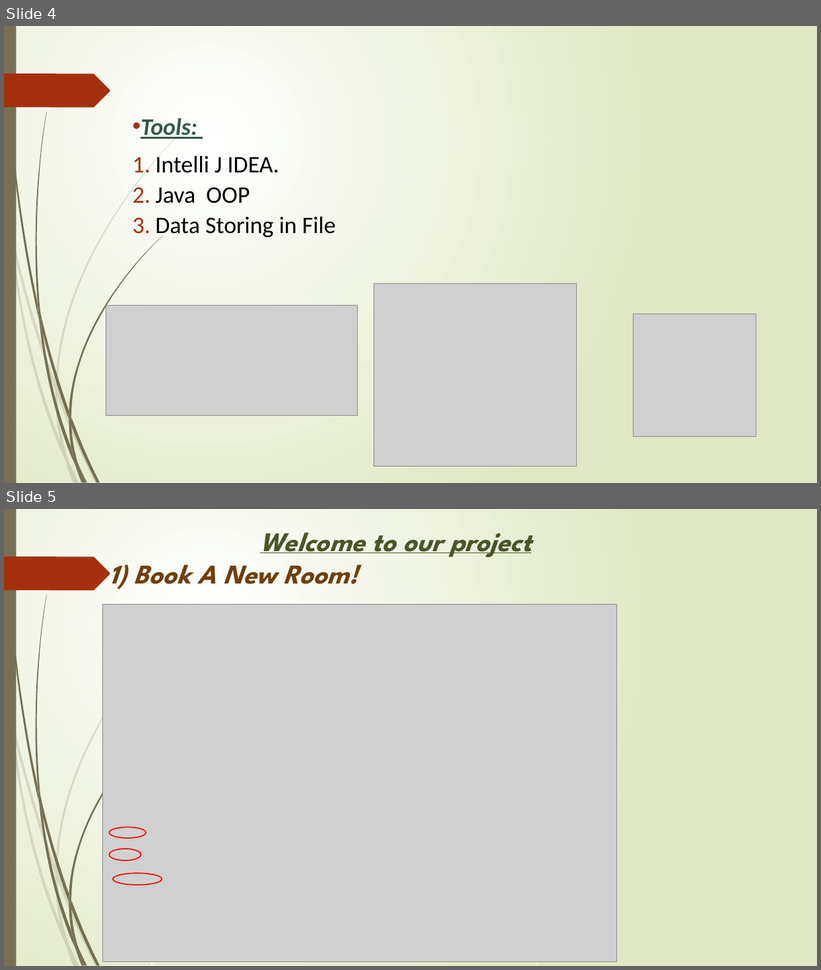
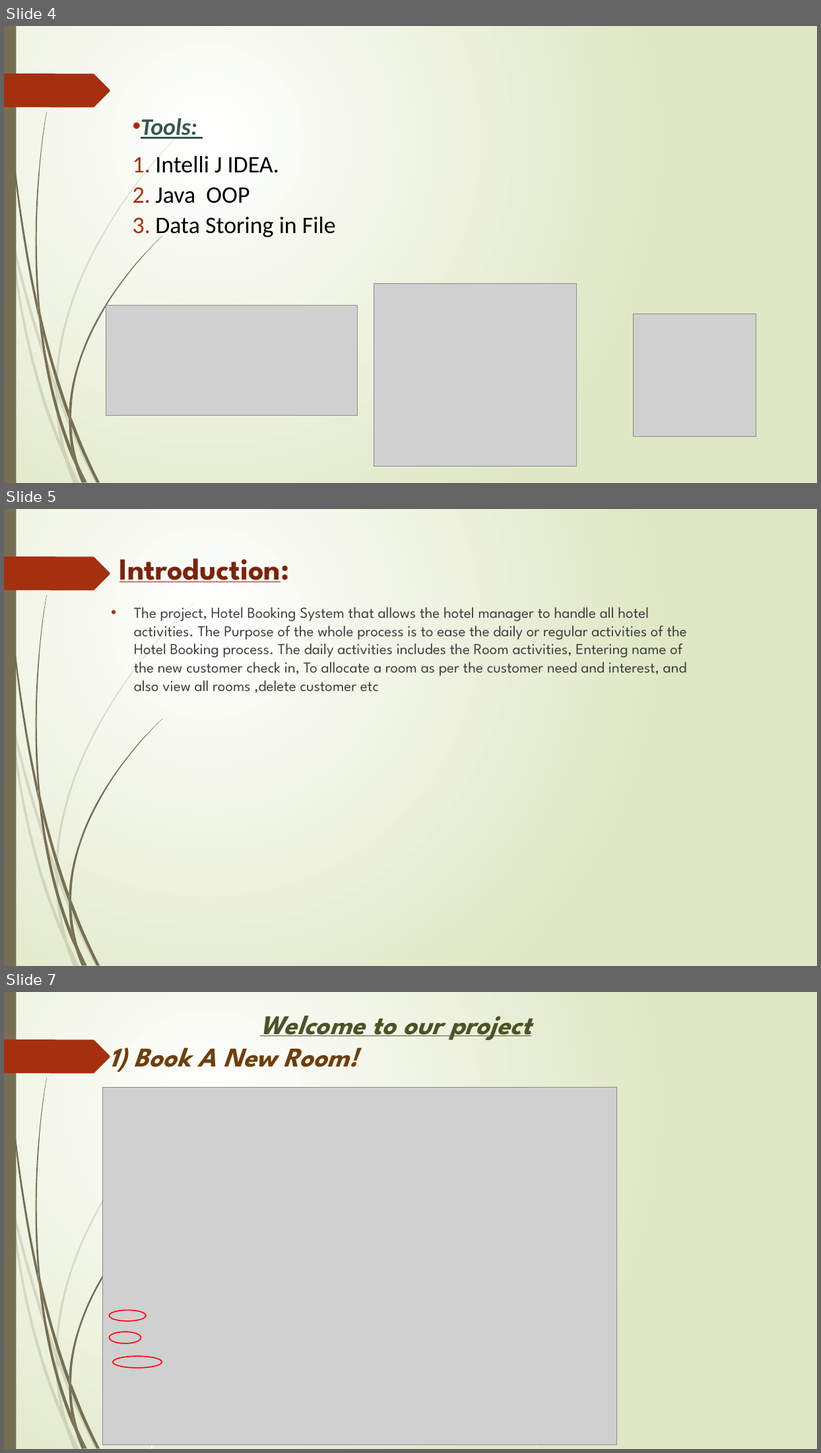
Before and after one commit to Sahana-Akter/Hotel-Booking-in-java-using-File, a slide deck: hotelbooking/Group-7(Hotel Booking).pptx. Shown one above the other, each under a label of ours: slides 4 and 5 before the commit, slides 4, 5 and 7 after it; the slides between them are not shown. The pictures are 821x970 and 821x1453 pixels, drawn with LibreOffice and Linux fonts; fonts in the diff are those of the drawing; grey boxes stand for pictures. Boxes give left, top, right and bottom in pixels: in the first picture for what was removed or moved away, otherwise in the second. Text is boxed around its words. In the diff, an @@ line names an element or a change of style, - is before the commit and + after.

```diff
--- a/hotelbooking/Group-7(Hotel Booking).pptx
+++ b/hotelbooking/Group-7(Hotel Booking).pptx
@@ slide 5 added at (4, 509, 817, 966), background gradient #FFFFFF to #DFE8C4; not listed: 24 template elements that a slide beside it also shows @@
@@ title added at (120, 559, 289, 582), 36 pt, text #7C240C, bold, underline @@
+Introduction:
@@ text added at (134, 607, 687, 693), 18 pt, text #404040 @@
+• The project, Hotel Booking System that allows the hotel manager to handle all hotel activities. The Purpose of the whole process is to ease the daily or regular activities of the Hotel Booking process. The daily activities includes the Room activities, Entering name of the new customer check in, To allocate a room as per the customer need and interest, and also view all rooms ,delete customer etc
@@ what was slide 5 is now slide 7 @@
```
Also in this commit, not shown: 5 slides changed, 1 other slide added, 3 other files.
